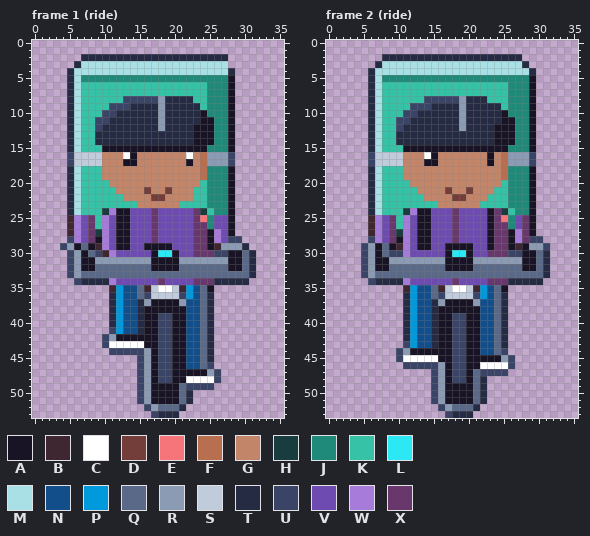
Edited in one commit: pixel-art file (art/hood-people/delivery-cyclist@75.aseprite). The picture above is the old version.
36x54 pixels, 4 frames. Shown: frame 1 (ride), frame 2 (ride). The commit also changed other frames, which this record leaves out.
Palette (. is transparent): A #181425  B #3e2731  C #ffffff  D #733e39  E #f6757a  F #b86f50  G #c28569  H #193c3e  J #1f8a7a  K #35c2a6  L #2ce8f5  M #a8e0e6  N #124e89  P #0099db  Q #5a6988  R #8b9bb4  S #c0cbdc  T #262b44  U #3a4466  V #6d4bb0  W #a77bd9  X #68386c
Pixels before, frame 1 (ride), first column x 4:
 2 ...TTTTTTTTTTTTTTTTTTTTT....
 3 ..TMMMMMMMMMMMMMMMMMMMMM....
 4 .TMMMMMMMMMMMMMMMMMMMMMMT...
 5 .TMJJJJJJJJJJJJJJJJJJJJJA...
 6 .TMKKKKKKKKKKKKKKKKKKJJJA...
 7 .TMKKKKKKKKKKKKKKKKKKJJJA...
 8 .TMKKKKKKUUUUURTTTTKKJJJA...
 9 .TMKKKKUUUTTTTRTTTTTKJJJA...
10 .TMKKKUUTTTTTTRTTTTTAJJJA...
11 .TMKKUUTTTTTTTRTTTTTAAJJA...
12 .TMKKUTTTTTTTTRTTTTAAAJJA...
13 .TMKKTTTTTTTTTTTTTTAAAJJA...
14 .TMKKTTTTTTTTTTTTTTAAAJJA...
15 .TMKKKAAAAAAAAAAAAAAAJJJA...
16 .USSSSGGGCAGGGGGGGCGFRRRU...
17 .USSSSGGGAAGGGGGGGAGFRRRU...
18 .TMKKKGGGGGGGGGGGGGGFJJJA...
19 .TMKKKGGGGGGGGGGGGGGFJJJA...
20 .TMKKKKGGGGGGGGGGGGGKJJJA...
21 .TMKKKKKGGGGDGGDGGGKKJJJA...
22 .TMKKKKKKGGGGDDGGGGKKJJJA...
23 .TMKKKKKKKKGGGGGGKKKKJJJA...
24 .TMKKKHWAAVVVXVVVVVXHKJJA...
25 .BWVXKWVAAVVVXVVVVVXEJVVA...
26 .BWVXKWVAAVVVXVVVVVXXJVVA...
27 .BWVXHWVAAVVVXVVVVVXXAWVA...
28 .UWVXAWVAAVVVXVVVVVXXAWVUU..
29 URAQABWVAAVVAAAAVVVXXABRRRT.
30 .URAQUBWVVVVVALLAVVXXXUUAAQT
31 .URAARRRRRRRRAAAARRRRRRRAAQT
32 .URAAQQQQQQQQAAAAQQQQQQQAAQT
33 .URQQQQQQQQQQQQQQQQQQQQQQQQT
34 ..UTTTTWVVVVVVXVVVVXXXTTTTT.
35 .......BPNNQBSCCSBPNQA......
36 .......TPNNQUSSSSUPNQT......
37 .......TPNNTRAAAARNNQT......
38 .......TPNNTAAAAAANNQT......
39 .......TPNNTAAUUAANNQT......
40 .......TPNNTAAUUAANNQT......
41 .......UPNNTAAUUAANNQT......
42 ......URAAAAAAUUAANNQT......
43 ......UCCCCCAAUUAANNQT......
44 .......UUUUURAUUAANNQT......
45 ...........URAUUAANNQT......
46 ...........URAUUAANNQU......
47 ...........URAUUAAAAARU.....
48 ...........URAUUAACCCCU.....
49 ...........URAAAAQUUUU......
50 ...........URAAAAQT.........
51 ...........URAAAAQT.........
52 ............URQQQT..........
53 .............UTTT...........
Pixels before, frame 2 (ride), first column x 5:
 2 ...TTTTTTTTTTTTTTTTTTTT....
 3 ..TMMMMMMMMMMMMMMMMMMMMT...
 4 .TMMMMMMMMMMMMMMMMMMMMMMT..
 5 .TMJJJJJJJJJJJJJJJJJJJJJA..
 6 .TMKKKKKKKKKKKKKKKKKKJJJA..
 7 .TMKKKKKKKKKKKKKKKKKKJJJA..
 8 .TMKKKKKKUUUUURTTTKKKJJJA..
 9 .TMKKKKUUUTTTTRTTTTTKJJJA..
10 .TMKKKUUTTTTTTRTTTTTAJJJA..
11 .TMKKUUTTTTTTTRTTTTTAAJJA..
12 .TMKKUTTTTTTTTRTTTTAAAJJA..
13 .TMKKTTTTTTTTTTTTTTAAAJJA..
14 .TMKKTTTTTTTTTTTTTTAAAJJA..
15 .TMKKKAAAAAAAAAAAAAAAJJJA..
16 .USSSSGGGCAGGGGGGGAGFRRRU..
17 .USSSSGGGAAGGGGGGGAGFRRRU..
18 .TMKKKGGGGGGGGGGGGGGFJJJA..
19 .TMKKKGGGGGGGGGGGGGGFJJJA..
20 .TMKKKKGGGGGGGGGGGGGKJJJA..
21 .TMKKKKKGGGGDGGDGGGKKJJJA..
22 .TMKKKKKKGGGGDDGGGKKKJJJA..
23 .TMKKKKKKKKGGGGGGKKKKJJJA..
24 .TMKKKHWAAVVVXVVVVAXHKJJA..
25 .BWVXKWVAAVVVXVVVVAXEJVXA..
26 .BWVXKWVAAVVVXVVVVAXXJVXA..
27 .BWVXHWVAAVVVXVVVVAXXAWXA..
28 .UWVXAWVAAVVVXVVVVAXXAWXUU.
29 URAQABWVAAVVAAAAVVAXXABARRU
30 URAQUUWVVVVVALLAVVXXXUUAAQT
31 URAARRRRRRRRAAAARRRRRRRAAQT
32 URAAQQQQQQQQAAAAQQQQQQQAAQT
33 URQQQQQQQQQQQQQQQQQQQQQQQQT
34 .UTTTTWVVVVVVXVVVVXXXTTTTT.
35 ......BPNNQBSCCSBPNQA......
36 ......TPNNQUSSSSUPNQT......
37 ......TPNNTRAAAARNNQT......
38 ......TPNNTAAAAAANNQT......
39 ......TPNNTAAUUAANNQT......
40 ......TPNNTAAUUAANNQT......
41 ......TPNNTAAUUAANNQT......
42 ......TPNNTAAUUAANNQT......
43 ......UPNNTAAUUAANNQT......
44 .....URAAAAAAUUAANNQU......
45 .....UCCCCCAAUUAAAAARU.....
46 ......UUUUURAUUAACCCCU.....
47 ..........URAUUAQUUUU......
48 ..........URAUUAQT.........
49 ..........URAAAAQT.........
50 ..........URAAAAQT.........
51 ..........URAAAAQT.........
52 ...........URQQQT..........
53 ............UTTT...........
Once edited:
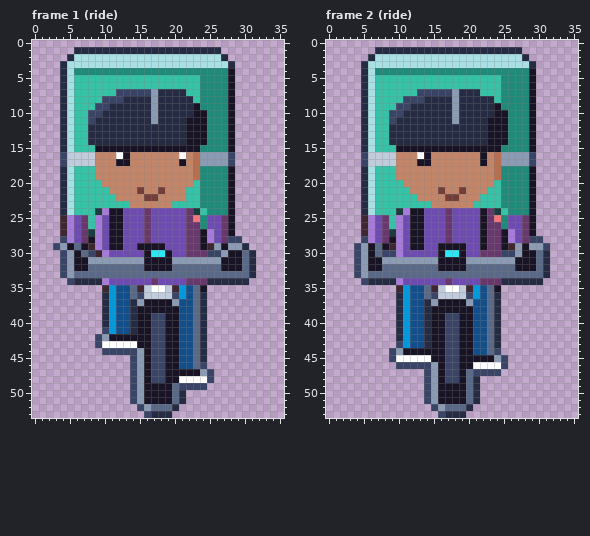
Difference:
Frame 1 (ride):
y 1: x 6..26 ..................... -> TTTTTTTTTTTTTTTTTTTTT
y 2: x 5..26 ..TTTTTTTTTTTTTTTTTTTT -> TMMMMMMMMMMMMMMMMMMMMM
y 3: x 4..6 ..T -> TMM; x 28 . -> T
y 4: x 4..28 .TMMMMMMMMMMMMMMMMMMMMMMT -> TMJJJJJJJJJJJJJJJJJJJJJJA
y 5: x 4..23 .TMJJJJJJJJJJJJJJJJJ -> TMKKKKKKKKKKKKKKKKKK
y 6: x 4..6 .TM -> TMK; x 24 K -> J
y 7: x 4..6 .TM -> TMK; x 12..21 KKKKKKKKKK -> UUUUURTTTT; x 24 K -> J
y 8: x 4..6 .TM -> TMK; x 10..18 KKKUUUUUR -> UUUTTTTRT; x 24 K -> J
y 9: x 4..6 .TM -> TMK; x 9..13 KKUUU -> UUTTT; x 17..18 TR -> RT; x 23..24 TK -> AJ
y 10: x 4..6 .TM -> TMK; x 8..11 KKUU -> UUTT; x 17..18 TR -> RT; x 23 T -> A
y 11: x 4..6 .TM -> TMK; x 8..10 KUU -> UTT; x 17..18 TR -> RT; x 22..23 TT -> AA; x 25 A -> J
y 12: x 4..6 .TM -> TMK; x 8..9 KU -> TT; x 18 R -> T; x 22 T -> A; x 25 A -> J
y 13..14: x 4..6 .TM -> TMK; x 8 K -> T; x 22 T -> A; x 25 A -> J
y 15: x 4..6 .TM -> TMK; x 9 K -> A; x 24 A -> J
y 16: x 4..5 .U -> US; x 9 S -> G; x 12..14 GCA -> CAG; x 21..24 GCGF -> CGFR
y 17: x 4..5 .U -> US; x 9 S -> G; x 12 G -> A; x 14 A -> G; x 21..24 GAGF -> AGFR
y 18..19: x 4..6 .TM -> TMK; x 9 K -> G; x 23..24 GF -> FJ
y 20: x 4..6 .TM -> TMK; x 10 K -> G; x 23..24 GK -> KJ
y 21: x 4..6 .TM -> TMK; x 11 K -> G; x 15..16 GD -> DG; x 18..19 GD -> DG; x 22 G -> K; x 24 K -> J
y 22: x 4..6 .TM -> TMK; x 12 K -> G; x 16 G -> D; x 18 D -> G; x 22 G -> K; x 24 K -> J
y 23: x 4..6 .TM -> TMK; x 14 K -> G; x 20 G -> K; x 24 K -> J
y 24: x 4..6 .TM -> TMK; x 9..11 KHW -> HWA; x 13 A -> V; x 16..17 VX -> XV; x 22..25 VXHK -> XHKJ
y 25: x 4..11 .BWVXKWV -> BWVXKWVA; x 13 A -> V; x 16..17 VX -> XV; x 22..25 VXEJ -> XEJV; x 27 V -> X
y 26: x 4..11 .BWVXKWV -> BWVXKWVA; x 13 A -> V; x 16..17 VX -> XV; x 22 V -> X; x 24..25 XJ -> JV; x 27 V -> X
y 27: x 4..11 .BWVXHWV -> BWVXHWVA; x 13 A -> V; x 16..17 VX -> XV; x 22 V -> X; x 24..27 XAWV -> AWVX
y 28: x 4..11 .UWVXAWV -> UWVXAWVA; x 13 A -> V; x 16..17 VX -> XV; x 22 V -> X; x 24..27 XAWV -> AWVX
y 29: x 3..11 .URAQABWV -> URAQABWVA; x 13 A -> V; x 15 V -> A; x 19 A -> V; x 22 V -> X; x 24..27 XABR -> ABRA
y 30: x 4..11 .URAQUBW -> URAQUBWV; x 16..17 VA -> AL; x 19..20 LA -> AV; x 22 V -> X; x 25 X -> U; x 27 U -> R
y 31: x 4..6 .UR -> URA; x 8 A -> R; x 16 R -> A; x 20 A -> R; x 27 R -> A
y 32: x 4..6 .UR -> URA; x 8 A -> Q; x 16 Q -> A; x 20 A -> Q; x 27 Q -> A
y 33: x 4..6 .UR -> URQ
y 34: x 5..6 .U -> UT; x 10..11 TW -> WV; x 17..18 VX -> XV; x 22 V -> X; x 25 X -> T
y 35: x 10..12 .BP -> BPN; x 14..17 NQBS -> QBSC; x 19..25 CSBPNQA -> SBPNQA.
y 36: x 10..12 .TP -> TPN; x 14..16 NQU -> QUS; x 20..25 SUPNQT -> UPNQT.
y 37: x 10..12 .TP -> TPN; x 14..16 NTR -> TRA; x 20..21 AR -> RN; x 23..25 NQT -> QT.
y 38: x 10..12 .TP -> TPN; x 14..15 NT -> TA; x 21 A -> N; x 23..25 NQT -> QT.
y 39..40: x 10..12 .TP -> TPN; x 14..15 NT -> TA; x 17 A -> U; x 19 U -> A; x 21 A -> N; x 23..25 NQT -> QT.
y 41: x 10..12 .UP -> UPN; x 14..15 NT -> TA; x 17 A -> U; x 19 U -> A; x 21 A -> N; x 23..25 NQT -> QT.
y 42: x 9..11 .UR -> URA; x 17 A -> U; x 19 U -> A; x 21 A -> N; x 23..25 NQT -> QT.
y 43: x 9..10 .U -> UC; x 15 C -> A; x 17 A -> U; x 19 U -> A; x 21 A -> N; x 23..25 NQT -> QT.
y 44: x 10 . -> U; x 15..17 URA -> RAU; x 19 U -> A; x 21 A -> N; x 23..25 NQT -> QT.
y 45: x 14..17 .URA -> URAU; x 19 U -> A; x 21 A -> N; x 23..25 NQT -> QT.
y 46: x 14..17 .URA -> URAU; x 19 U -> A; x 21 A -> N; x 23..25 NQU -> QU.
y 47: x 14..17 .URA -> URAU; x 19 U -> A; x 24..26 ARU -> RU.
y 48: x 14..17 .URA -> URAU; x 19 U -> A; x 21 A -> C; x 25..26 CU -> U.
y 49: x 14..16 .UR -> URA; x 20..21 AQ -> QU; x 25 U -> .
y 50..51: x 14..16 .UR -> URA; x 20..22 AQT -> QT.
y 52: x 15..17 .UR -> URQ; x 20..21 QT -> T.
y 53: x 16..17 .U -> UT; x 20 T -> .
Frame 2 (ride):
y 1: x 7..27 ..................... -> TTTTTTTTTTTTTTTTTTTTT
y 2: x 6..28 ..TTTTTTTTTTTTTTTTTTTT. -> TMMMMMMMMMMMMMMMMMMMMMT
y 3: x 5..7 ..T -> TMM; x 28..29 T. -> MT
y 4: x 5..29 .TMMMMMMMMMMMMMMMMMMMMMMT -> TMJJJJJJJJJJJJJJJJJJJJJJA
y 5: x 5..24 .TMJJJJJJJJJJJJJJJJJ -> TMKKKKKKKKKKKKKKKKKK
y 6: x 5..7 .TM -> TMK; x 25 K -> J
y 7: x 5..7 .TM -> TMK; x 13..21 KKKKKKKKK -> UUUUURTTT; x 25 K -> J
y 8: x 5..7 .TM -> TMK; x 11..19 KKKUUUUUR -> UUUTTTTRT; x 23 K -> T; x 25 K -> J
y 9: x 5..7 .TM -> TMK; x 10..14 KKUUU -> UUTTT; x 18..19 TR -> RT; x 24..25 TK -> AJ
y 10: x 5..7 .TM -> TMK; x 9..12 KKUU -> UUTT; x 18..19 TR -> RT; x 24 T -> A
y 11: x 5..7 .TM -> TMK; x 9..11 KUU -> UTT; x 18..19 TR -> RT; x 23..24 TT -> AA; x 26 A -> J
y 12: x 5..7 .TM -> TMK; x 9..10 KU -> TT; x 19 R -> T; x 23 T -> A; x 26 A -> J
y 13..14: x 5..7 .TM -> TMK; x 9 K -> T; x 23 T -> A; x 26 A -> J
y 15: x 5..7 .TM -> TMK; x 10 K -> A; x 25 A -> J
y 16: x 5..6 .U -> US; x 10 S -> G; x 13..15 GCA -> CAG; x 22..25 GAGF -> AGFR
y 17: x 5..6 .U -> US; x 10 S -> G; x 13 G -> A; x 15 A -> G; x 22..25 GAGF -> AGFR
y 18..19: x 5..7 .TM -> TMK; x 10 K -> G; x 24..25 GF -> FJ
y 20: x 5..7 .TM -> TMK; x 11 K -> G; x 24..25 GK -> KJ
y 21: x 5..7 .TM -> TMK; x 12 K -> G; x 16..17 GD -> DG; x 19..20 GD -> DG; x 23 G -> K; x 25 K -> J
y 22: x 5..7 .TM -> TMK; x 13 K -> G; x 17 G -> D; x 19 D -> G; x 22 G -> K; x 25 K -> J
y 23: x 5..7 .TM -> TMK; x 15 K -> G; x 21 G -> K; x 25 K -> J
y 24: x 5..7 .TM -> TMK; x 10..12 KHW -> HWA; x 14 A -> V; x 17..18 VX -> XV; x 22..26 VAXHK -> AXHKJ
y 25: x 5..12 .BWVXKWV -> BWVXKWVA; x 14 A -> V; x 17..18 VX -> XV; x 22..26 VAXEJ -> AXEJV
y 26: x 5..12 .BWVXKWV -> BWVXKWVA; x 14 A -> V; x 17..18 VX -> XV; x 22..23 VA -> AX; x 25..26 XJ -> JV
y 27: x 5..12 .BWVXHWV -> BWVXHWVA; x 14 A -> V; x 17..18 VX -> XV; x 22..23 VA -> AX; x 25..27 XAW -> AWV
y 28: x 5..12 .UWVXAWV -> UWVXAWVA; x 14 A -> V; x 17..18 VX -> XV; x 22..23 VA -> AX; x 25..27 XAW -> AWV
y 29: x 4..12 .URAQABWV -> URAQABWVA; x 14 A -> V; x 16 V -> A; x 20 A -> V; x 22..23 VA -> AX; x 25..27 XAB -> ABR
y 30: x 4..8 .URAQ -> URAQU; x 10..11 UW -> WV; x 16..17 VA -> AL; x 19..20 LA -> AV; x 22 V -> X; x 25 X -> U; x 27 U -> R
y 31: x 4..6 .UR -> URA; x 8 A -> R; x 16 R -> A; x 20 A -> R; x 27 R -> A
y 32: x 4..6 .UR -> URA; x 8 A -> Q; x 16 Q -> A; x 20 A -> Q; x 27 Q -> A
y 33: x 4..6 .UR -> URQ
y 34: x 5..6 .U -> UT; x 10..11 TW -> WV; x 17..18 VX -> XV; x 22 V -> X; x 25 X -> T
y 35: x 10..12 .BP -> BPN; x 14..17 NQBS -> QBSC; x 19..25 CSBPNQA -> SBPNQA.
y 36: x 10..12 .TP -> TPN; x 14..16 NQU -> QUS; x 20..25 SUPNQT -> UPNQT.
y 37: x 10..12 .TP -> TPN; x 14..16 NTR -> TRA; x 20..21 AR -> RN; x 23..25 NQT -> QT.
y 38: x 10..12 .TP -> TPN; x 14..15 NT -> TA; x 21 A -> N; x 23..25 NQT -> QT.
y 39..42: x 10..12 .TP -> TPN; x 14..15 NT -> TA; x 17 A -> U; x 19 U -> A; x 21 A -> N; x 23..25 NQT -> QT.
y 43: x 10..12 .UP -> UPN; x 14..15 NT -> TA; x 17 A -> U; x 19 U -> A; x 21 A -> N; x 23..25 NQT -> QT.
y 44: x 9..11 .UR -> URA; x 17 A -> U; x 19 U -> A; x 21 A -> N; x 23..25 NQU -> QU.
y 45: x 9..10 .U -> UC; x 15 C -> A; x 17 A -> U; x 19 U -> A; x 24..26 ARU -> RU.
y 46: x 10 . -> U; x 15..17 URA -> RAU; x 19 U -> A; x 21 A -> C; x 25..26 CU -> U.
y 47: x 14..17 .URA -> URAU; x 19..21 UAQ -> AQU; x 25 U -> .
y 48: x 14..17 .URA -> URAU; x 19..22 UAQT -> AQT.
y 49..51: x 14..16 .UR -> URA; x 20..22 AQT -> QT.
y 52: x 15..17 .UR -> URQ; x 20..21 QT -> T.
y 53: x 16..17 .U -> UT; x 20 T -> .
